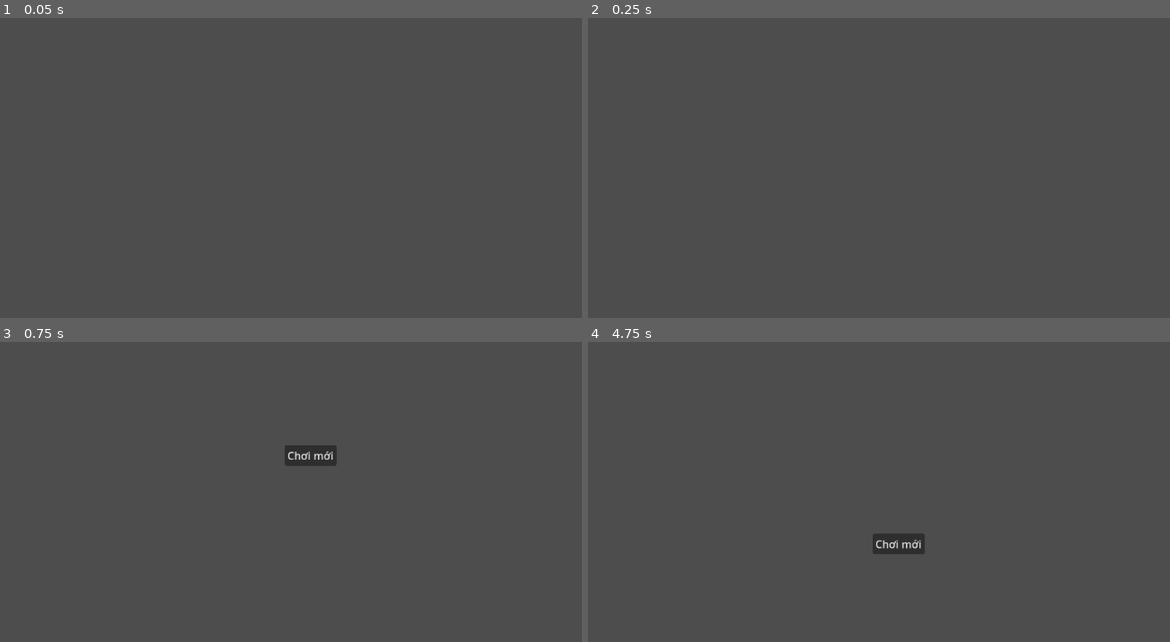
Above: before the commit, frames 1-4 (two rows, left to right).
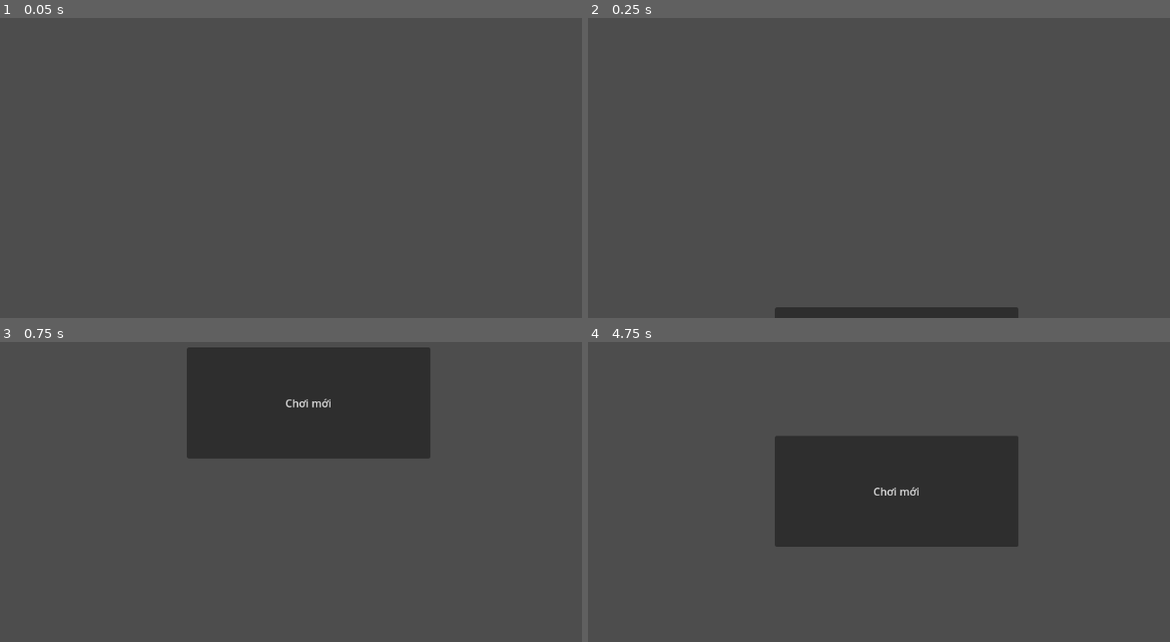
Above: after the commit, the same moments.

Repository: tins2004/PokemonGame-Part1
Game: Godot game, scene res://src/GUI/Scenes/Menus/MainScene.tscn
Two runs of this game, one before a commit and one after it. Both use one fixed random seed, a clock stepped at 60 frames per second and the inputs below.
Inputs (mouse positions are in pixels of both pictures, inside the frame that each line leads up to):
- Up to frame 1 (0.05 s): no input
- Up to frame 2 (0.25 s): no input
- Up to frame 3 (0.75 s): hold Right (ui_right) from 0.53 s (still down)
- Up to frame 4 (4.75 s): release Right (ui_right) at 1.25 s; click "Chơi mới" at 1.25 s; click (913, 534) at 2.02 s; type "Alex" at 2.1 s; click (797, 402) at 2.75 s; click (972, 402) at 3.5 s; click "Trở lại" at 4.25 s

Frame 1 is identical in both runs. In frame 2, 1.5% of the frame differs, in the area x 32-74%, y 96-100%; in frame 3, 15%, in the area x 32-74%, y 1-42%; in frame 4, 15%.

Commit message:
hello con ghe mien tay

Diff:
--- a/src/GUI/Scenes/Menus/MainScene.tscn
+++ b/src/GUI/Scenes/Menus/MainScene.tscn
@@ -198,34 +198,43 @@
 
 [node name="StartMenu" type="Control" parent="."]
 layout_mode = 3
-anchors_preset = 15
+anchor_left = -0.017
 anchor_right = 1.0
 anchor_bottom = 1.0
+offset_left = 18.36
 offset_top = 800.0
 offset_bottom = 800.0
 grow_horizontal = 2
 grow_vertical = 2
-metadata/_edit_group_ = true
 metadata/_edit_use_anchors_ = true
 
 [node name="NewGameButton" type="Button" parent="StartMenu"]
-layout_mode = 0
-offset_left = 509.0
-offset_top = 424.0
-offset_right = 587.0
-offset_bottom = 455.0
-grow_horizontal = 2
-grow_vertical = 2
+layout_mode = 1
+anchors_preset = -1
+anchor_left = 0.505
+anchor_top = 0.501
+anchor_right = 0.505
+anchor_bottom = 0.501
+offset_left = -183.4
+offset_top = -83.72
+offset_right = 182.6
+offset_bottom = 83.28
 size_flags_horizontal = 4
 size_flags_vertical = 4
 text = "Chơi mới"
+icon_alignment = 1
 
 [node name="ContinueGameButton" type="Button" parent="StartMenu"]
-layout_mode = 0
-offset_left = 513.0
-offset_top = 479.0
-offset_right = 591.0
-offset_bottom = 510.0
+layout_mode = 1
+anchors_preset = -1
+anchor_left = 0.505
+anchor_top = 0.792
+anchor_right = 0.505
+anchor_bottom = 0.792
+offset_left = -183.4
+offset_top = -72.2401
+offset_right = 182.6
+offset_bottom = 71.7599
 size_flags_horizontal = 4
 size_flags_vertical = 4
 text = "Chơi tiếp"
